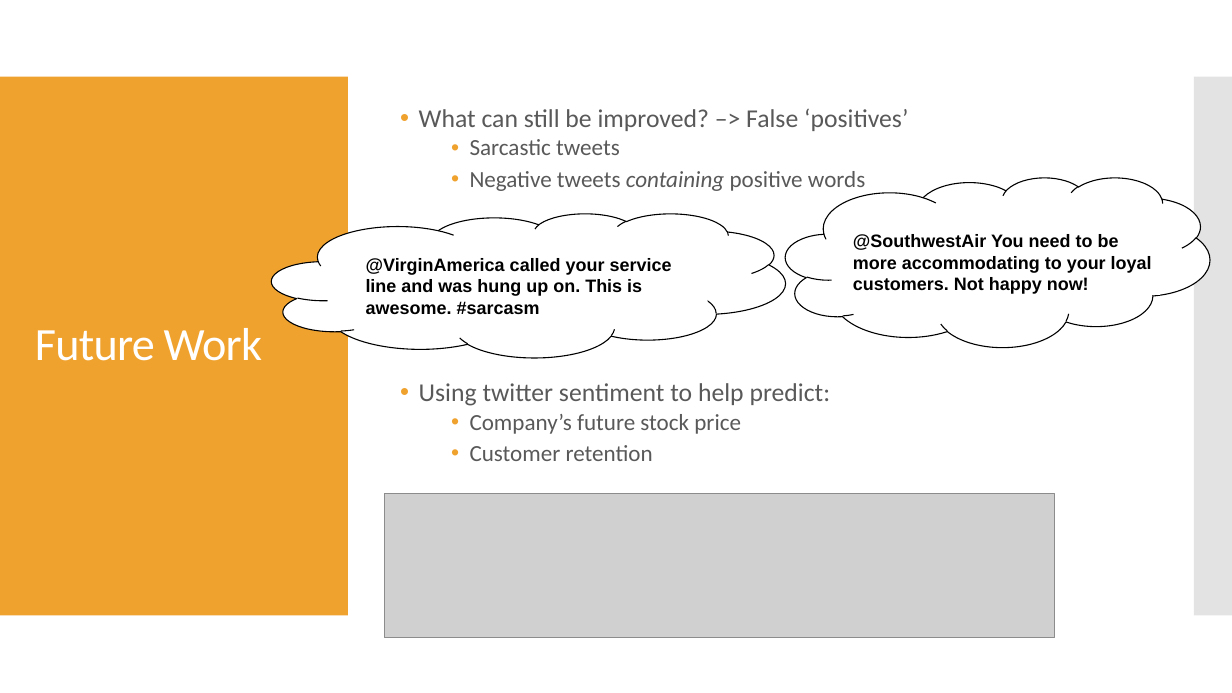
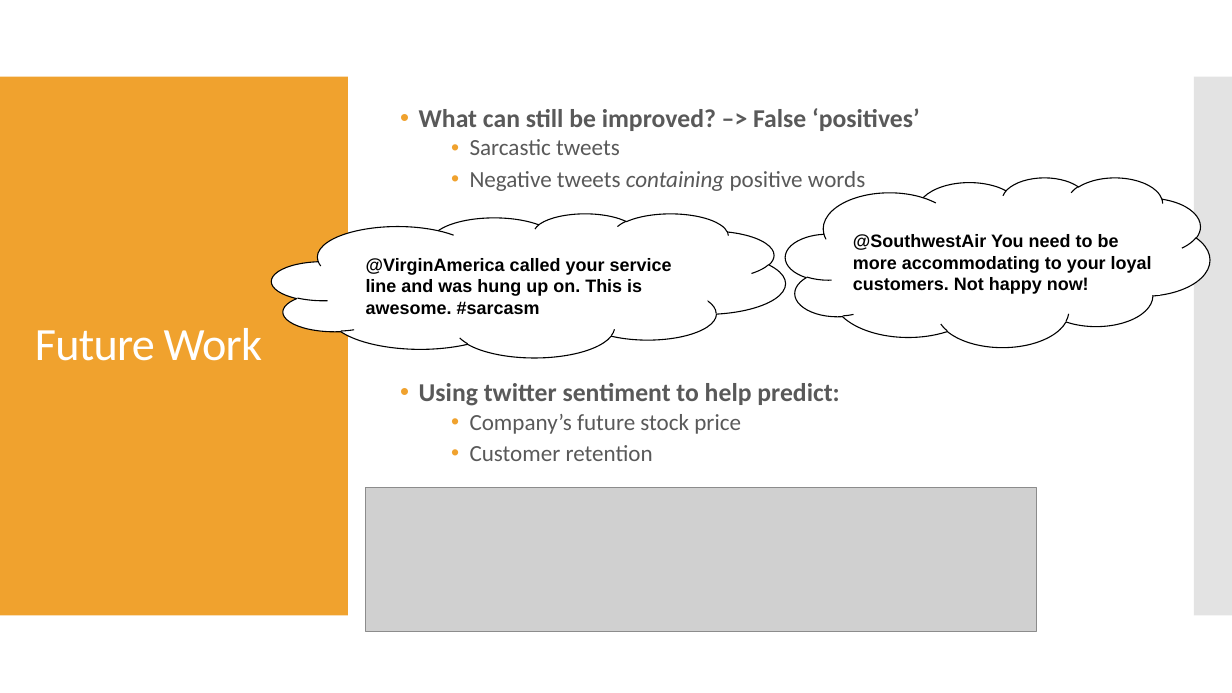
Before and after one commit to douglaspsteen/dsc-capstone-project-v2-online-ds-ft-100719, a slide deck: slide 9 of doug_steen_capstone_pres.pptx. Drawn at 1232x693 pixels with LibreOffice and Linux fonts; fonts in the diff are those of the drawing; grey boxes stand for pictures. Boxes give left, top, right and bottom in pixels: in the first picture for what was removed or moved away, otherwise in the second. Text is boxed around its words. In the diff, an @@ line names an element or a change of style, - is before the commit and + after.

```diff
--- a/doug_steen_capstone_pres.pptx
+++ b/doug_steen_capstone_pres.pptx
@@ text at [419, 108, 920, 406]: bold on in "What can still be improved? –> False ...", "Using twitter sentiment to help predict:" @@
@@ picture: place and size @@
-picture at [384, 494, 1055, 638]
+picture at [366, 487, 1037, 631]
```
Also in this commit, not shown: 5 other slides changed, 1 other file.
